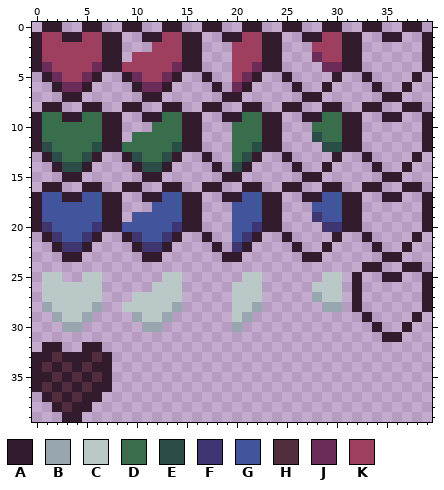
Pixel-art sprite: Assets/UI/HUD/life.png. Above, as it was before the edit.
The file is 40x40 pixels.
Palette (. is transparent): A #321b2c  B #98a7af  C #bac8c8  D #386e4b  E #2c4c47  F #3e3571  G #42549c  H #522d3d  J #6b2c59  K #9e3f60
Pixels before, first column x 0:
 0 .AA..AA..AA..AA..AA..AA..AA..AA..AA..AA.
 1 AKKAAKKAA..AAKKAA..AAKKAA..AAKKAA..AA..A
 2 AKKKKKKAA...KKKAA...KKKAA...KKKAA......A
 3 AKKKKKKAA.KKKKKAA...KKKAA...JKKAA......A
 4 AJKKKKJAAKKKKKJAA...KKJAA....JJAA......A
 5 .AJKKJA..AJKKJA..A..KJA..A....A..A....A.
 6 ..AJJA....AJJA....A.JA....A..A....A..A..
 7 ...AA......AA......AA......AA......AA...
 8 .AA..AA..AA..AA..AA..AA..AA..AA..AA..AA.
 9 ADDAADDAA..AADDAA..AADDAA..AADDAA..AA..A
10 ADDDDDDAA...DDDAA...DDDAA...DDDAA......A
11 ADDDDDDAA.DDDDDAA...DDDAA...EDDAA......A
12 AEDDDDEAADDDDDEAA...DDEAA....EEAA......A
13 .AEDDEA..AEDDEA..A..DEA..A....A..A....A.
14 ..AEEA....AEEA....A.EA....A..A....A..A..
15 ...AA......AA......AA......AA......AA...
16 .AA..AA..AA..AA..AA..AA..AA..AA..AA..AA.
17 AGGAAGGAA..AAGGAA..AAGGAA..AAGGAA..AA..A
18 AGGGGGGAA...GGGAA...GGGAA...GGGAA......A
19 AGGGGGGAA.GGGGGAA...GGGAA...FGGAA......A
20 AFGGGGFAAGGGGGFAA...GGFAA....FFAA......A
21 .AFGGFA..AFGGFA..A..GFA..A....A..A....A.
22 ..AFFA....AFFA....A.FA....A..A....A..A..
23 ...AA......AA......AA......AA......AA...
24 .................................AA..AA.
25 .CC..CC......CC......CC......CC.A..AA..A
26 .CCCCCC.....CCC.....CCC.....CCC.A......A
27 .CCCCCC...CCCCC.....CCC.....BCC.A......A
28 .BCCCCB..CCCCCB.....CCB......BB.A......A
29 ..BCCB....BCCB......CB...........A....A.
30 ...BB......BB.......B.............A..A..
31 ...................................AA...
32 .AA..AA.................................
33 AAHAAAHA................................
34 AHAHAHAA................................
35 AAHAHAHA................................
36 AHAHAHAA................................
37 .AHAHAA.................................
38 ..AHAA..................................
39 ...AA...................................
After:
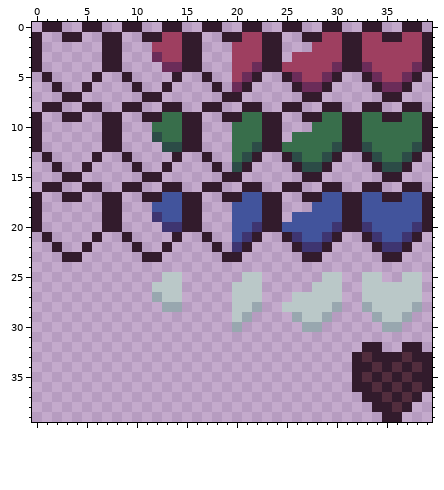
The exact change:
y 1: x 1..2 KK -> ..; x 5..6 KK -> ..; x 33..34 .. -> KK; x 37..38 .. -> KK
y 2: x 1..6 KKKKKK -> ......; x 33..38 ...... -> KKKKKK
y 3: x 1..6 KKKKKK -> ......; x 10..12 KKK -> ..J; x 26..28 ..J -> KKK; x 33..38 ...... -> KKKKKK
y 4: x 1..6 JKKKKJ -> ......; x 9..13 KKKKK -> ....J; x 25..29 ....J -> KKKKK; x 33..38 ...... -> JKKKKJ
y 5: x 2..5 JKKJ -> ....; x 10..13 JKKJ -> ....; x 26..29 .... -> JKKJ; x 34..37 .... -> JKKJ
y 6: x 3..4 JJ -> ..; x 11..12 JJ -> ..; x 27..28 .. -> JJ; x 35..36 .. -> JJ
y 9: x 1..2 DD -> ..; x 5..6 DD -> ..; x 33..34 .. -> DD; x 37..38 .. -> DD
y 10: x 1..6 DDDDDD -> ......; x 33..38 ...... -> DDDDDD
y 11: x 1..6 DDDDDD -> ......; x 10..12 DDD -> ..E; x 26..28 ..E -> DDD; x 33..38 ...... -> DDDDDD
y 12: x 1..6 EDDDDE -> ......; x 9..13 DDDDD -> ....E; x 25..29 ....E -> DDDDD; x 33..38 ...... -> EDDDDE
y 13: x 2..5 EDDE -> ....; x 10..13 EDDE -> ....; x 26..29 .... -> EDDE; x 34..37 .... -> EDDE
y 14: x 3..4 EE -> ..; x 11..12 EE -> ..; x 27..28 .. -> EE; x 35..36 .. -> EE
y 17: x 1..2 GG -> ..; x 5..6 GG -> ..; x 33..34 .. -> GG; x 37..38 .. -> GG
y 18: x 1..6 GGGGGG -> ......; x 33..38 ...... -> GGGGGG
y 19: x 1..6 GGGGGG -> ......; x 10..12 GGG -> ..F; x 26..28 ..F -> GGG; x 33..38 ...... -> GGGGGG
y 20: x 1..6 FGGGGF -> ......; x 9..13 GGGGG -> ....F; x 25..29 ....F -> GGGGG; x 33..38 ...... -> FGGGGF
y 21: x 2..5 FGGF -> ....; x 10..13 FGGF -> ....; x 26..29 .... -> FGGF; x 34..37 .... -> FGGF
y 22: x 3..4 FF -> ..; x 11..12 FF -> ..; x 27..28 .. -> FF; x 35..36 .. -> FF
y 24: x 33..34 AA -> ..; x 37..38 AA -> ..
y 25: x 1..2 CC -> ..; x 5..6 CC -> ..; x 32..39 A..AA..A -> .CC..CC.
y 26: x 1..6 CCCCCC -> ......; x 32..39 A......A -> .CCCCCC.
y 27: x 1..6 CCCCCC -> ......; x 10..12 CCC -> ..B; x 26..28 ..B -> CCC; x 32..39 A......A -> .CCCCCC.
y 28: x 1..6 BCCCCB -> ......; x 9..13 CCCCC -> ....B; x 25..29 ....B -> CCCCC; x 32..39 A......A -> .BCCCCB.
y 29: x 2..5 BCCB -> ....; x 10..13 BCCB -> ....; x 26..29 .... -> BCCB; x 33..38 A....A -> .BCCB.
y 30: x 3..4 BB -> ..; x 11..12 BB -> ..; x 27..28 .. -> BB; x 34..37 A..A -> .BB.
y 31: x 35..36 AA -> ..
y 32: x 1..2 AA -> ..; x 5..6 AA -> ..; x 33..34 .. -> AA; x 37..38 .. -> AA
y 33: x 0..7 AAHAAAHA -> ........; x 32..39 ........ -> AHAAAHAA
y 34: x 0..7 AHAHAHAA -> ........; x 32..39 ........ -> AAHAHAHA
y 35: x 0..7 AAHAHAHA -> ........; x 32..39 ........ -> AHAHAHAA
y 36: x 0..7 AHAHAHAA -> ........; x 32..39 ........ -> AAHAHAHA
y 37: x 1..6 AHAHAA -> ......; x 33..38 ...... -> AAHAHA
y 38: x 2..5 AHAA -> ....; x 34..37 .... -> AAHA
y 39: x 3..4 AA -> ..; x 35..36 .. -> AA
Boxes around the changes in both pictures, in picture pixels (x1, y1, x2, y2):
changed: (32, 32, 172, 422)
changed: (282, 32, 432, 422)
